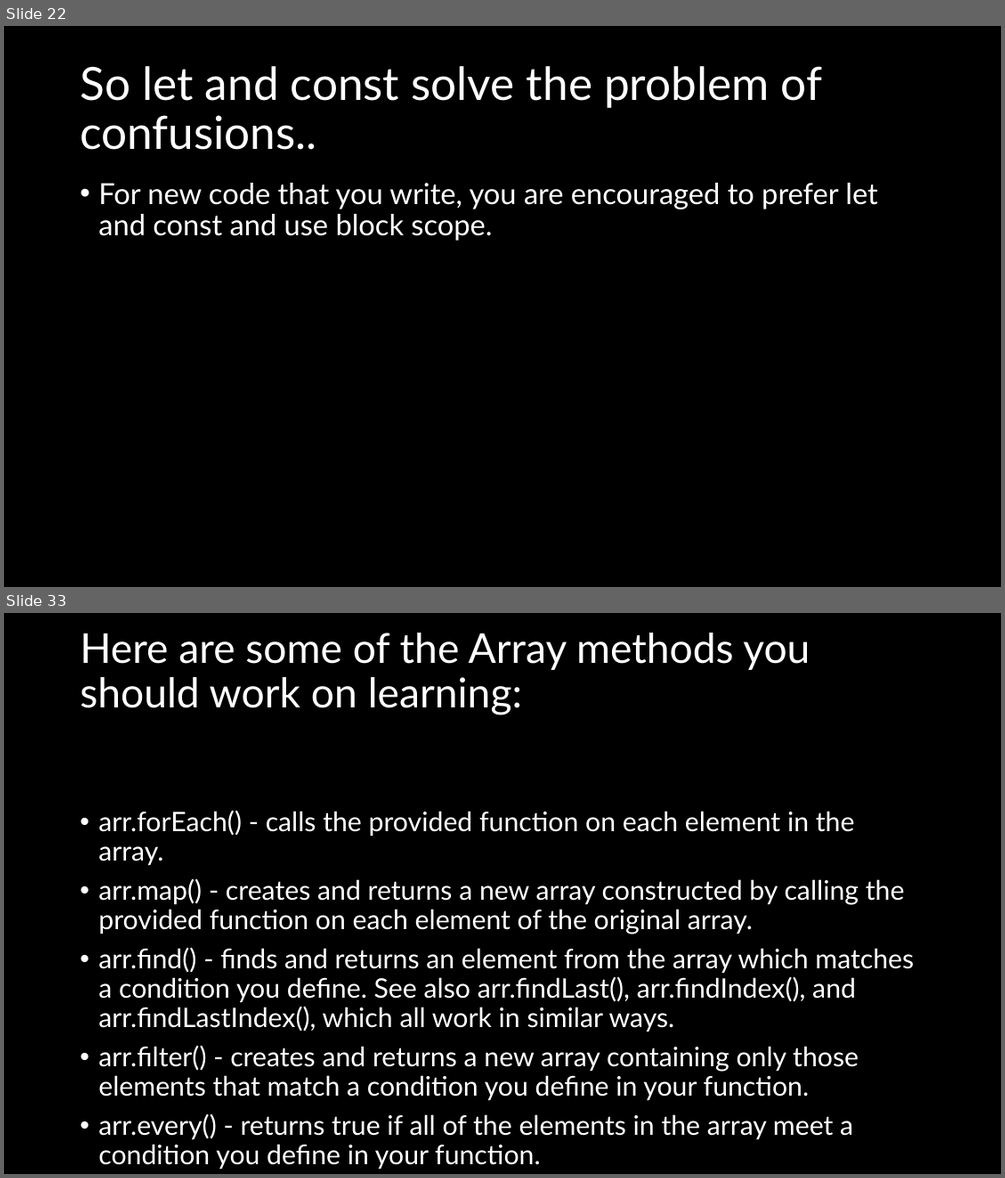
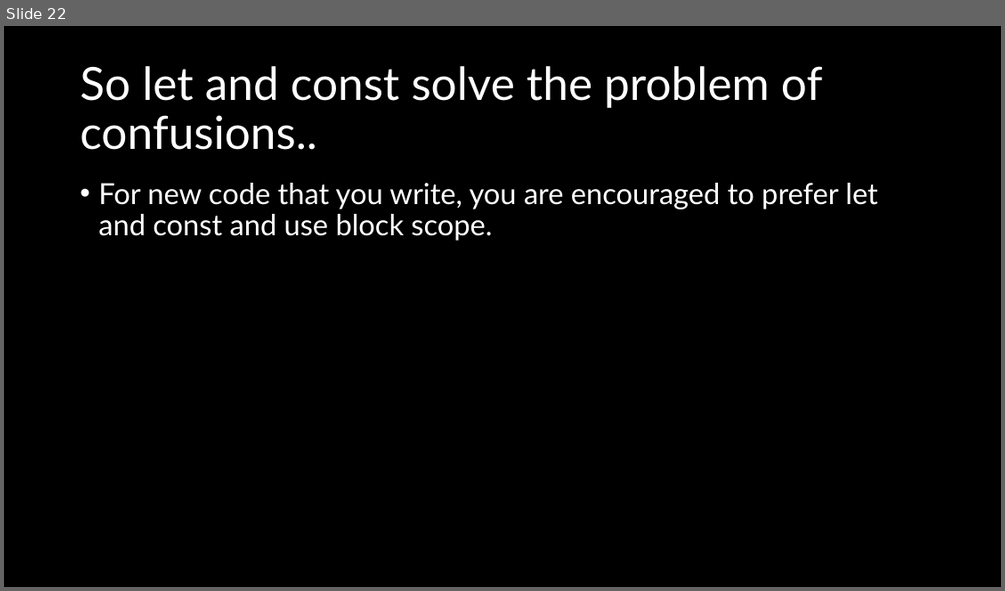
Before and after one commit to natiquekeyin/winter2026, a slide deck: JavaScript/Week3/Week3.pptx. Shown one above the other, each under a label of ours: slides 22 and 33 before the commit, slide 22 after it; the slides between them are not shown. The pictures are 1005x1178 and 1005x591 pixels, drawn with LibreOffice and Linux fonts; fonts in the diff are those of the drawing. Boxes give left, top, right and bottom in pixels: in the first picture for what was removed or moved away, otherwise in the second. Text is boxed around its words. In the diff, an @@ line names an element or a change of style, - is before the commit and + after.

```diff
--- a/JavaScript/Week3/Week3.pptx
+++ b/JavaScript/Week3/Week3.pptx
@@ slide 33 removed at <box>4,613,1001,1174</box>, background #000000 @@
@@ title removed at <box>80,633,809,715</box> @@
-Here are some of the Array methods you should work on learning:
@@ text removed at <box>98,810,914,1168</box> @@
-• arr.forEach() - calls the provided function on each element in the array.
-• arr.map() - creates and returns a new array constructed by calling the provided function on each element of the original array.
-• arr.find() - finds and returns an element from the array which matches a condition you define. See also arr.findLast(), arr.findIndex(), and arr.findLastIndex(), which all work in similar ways.
-• arr.filter() - creates and returns a new array containing only those elements that match a condition you define in your function.
-• arr.every() - returns true if all of the elements in the array meet a condition you define in your function.
```
Also in this commit, not shown: 12 other slides removed, 5 other files.
